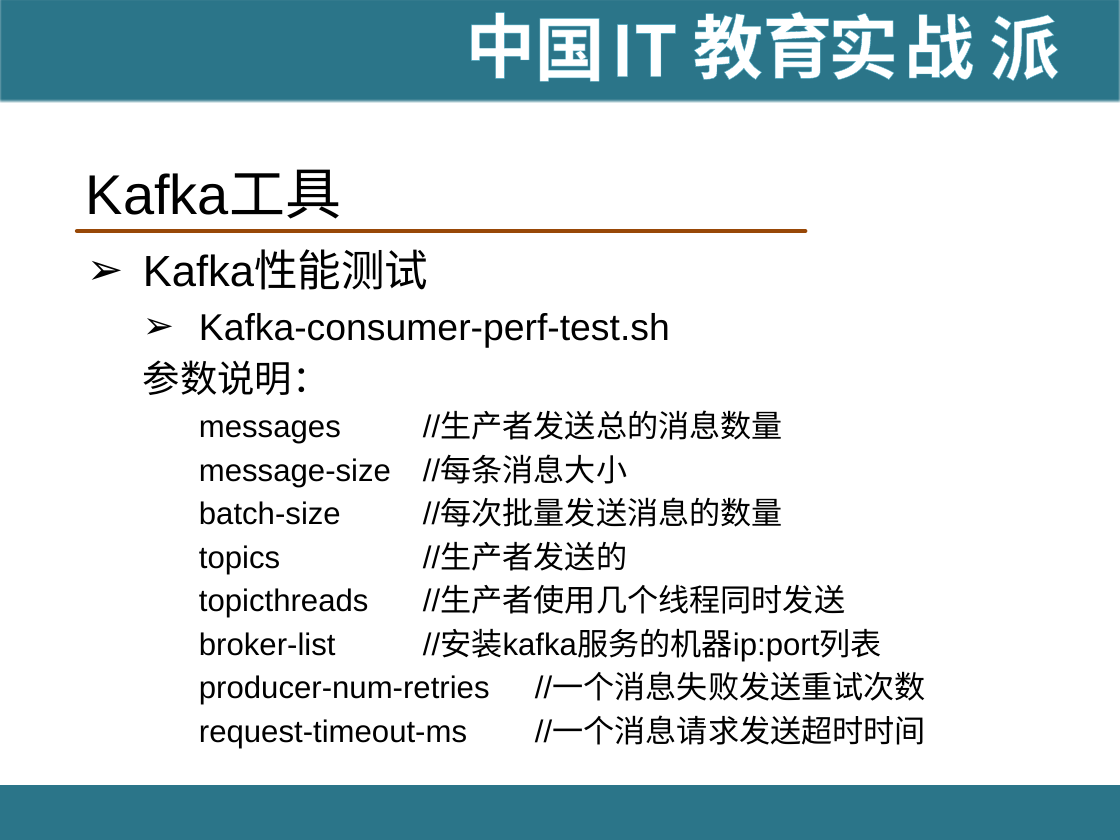
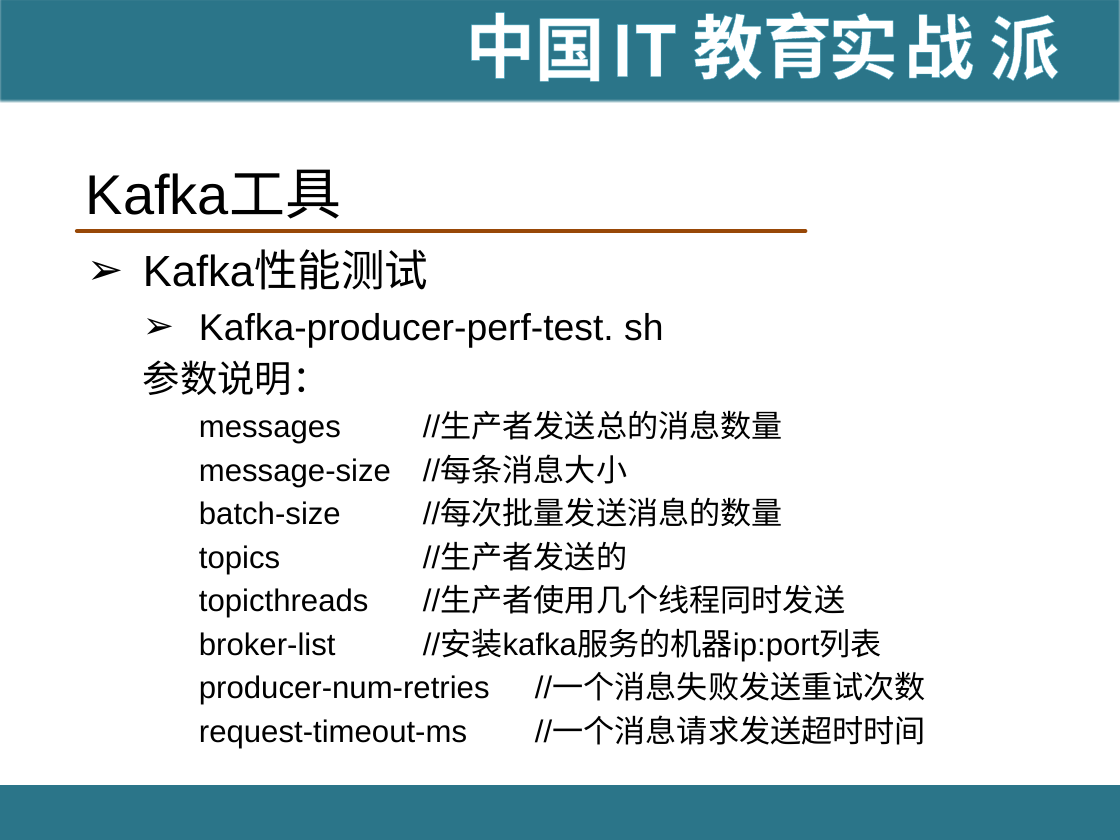
Before and after one commit to hanningxiao/BigData, a slide deck: slide 55 of [IT18掌www.it18zhang.com]Kafka.pptx. Drawn at 1120x840 pixels with LibreOffice and Linux fonts; fonts in the diff are those of the drawing; background and template pictures are left out. Boxes give left, top, right and bottom in pixels: in the first picture for what was removed or moved away, otherwise in the second. Text is boxed around its words. In the diff, an @@ line names an element or a change of style, - is before the commit and + after.

Commit message:
update Kafka

```diff
--- a/[IT18掌www.it18zhang.com]Kafka.pptx
+++ b/[IT18掌www.it18zhang.com]Kafka.pptx
@@ text at [199,313,663,348]: text changed @@
-  ➢ Kafka-consumer-perf-test.sh
+  ➢ Kafka-producer-perf-test. sh
```
Also in this commit, not shown: 1 other slide changed.
